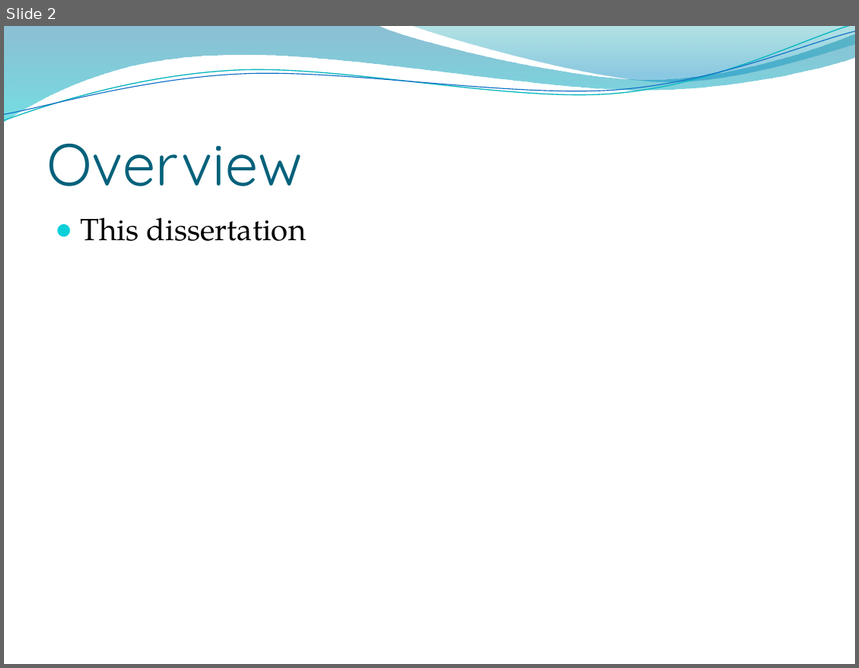
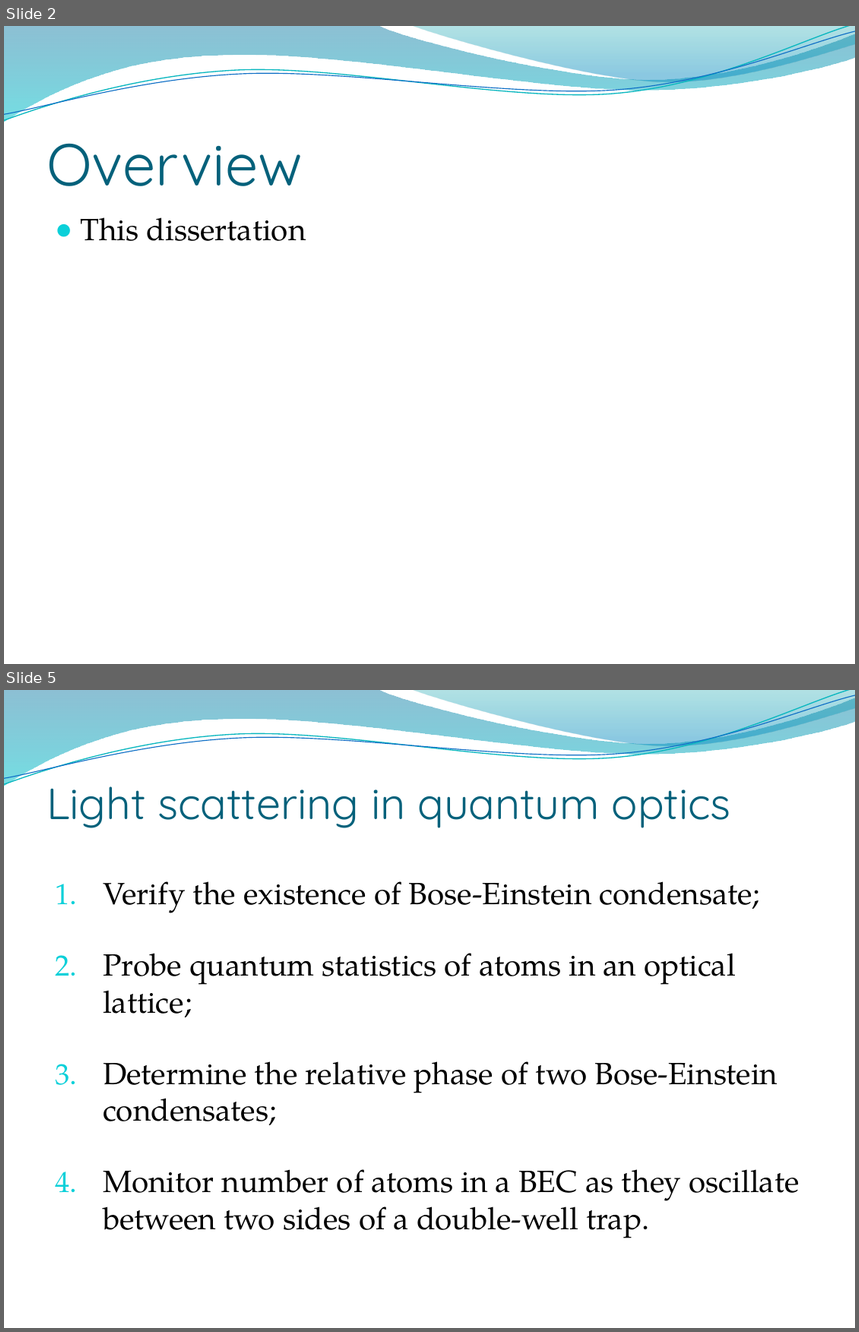
Before and after one commit to garylee213/defense, a slide deck: defense.pptx. Shown one above the other, each under a label of ours: slide 2 before the commit, slides 2 and 5 after it; the slides between them are not shown. The pictures are 859x668 and 859x1332 pixels, drawn with LibreOffice and Linux fonts; fonts in the diff are those of the drawing; background and template pictures are left out. Boxes give left, top, right and bottom in pixels: in the first picture for what was removed or moved away, otherwise in the second. Text is boxed around its words. In the diff, an @@ line names an element or a change of style, - is before the commit and + after.

```diff
--- a/defense.pptx
+++ b/defense.pptx
@@ slide 5 added at box(4, 690, 855, 1328), background picture (left out); not listed: 4 template elements that a slide beside it also shows @@
@@ title added at box(47, 787, 731, 828), 37 pt, text #04617B @@
+Light scattering in quantum optics
@@ text added at box(103, 882, 800, 1239), 26 pt, text #000000 @@
+1. Verify the existence of Bose-Einstein condensate;
+2. Probe quantum statistics of atoms in an optical lattice;
+3. Determine the relative phase of two Bose-Einstein condensates;
+4. Monitor number of atoms in a BEC as they oscillate between two sides of a double-well trap.
```
Also in this commit, not shown: 2 slides changed, 3 other slides added, 1 slide removed, 6 other files.
